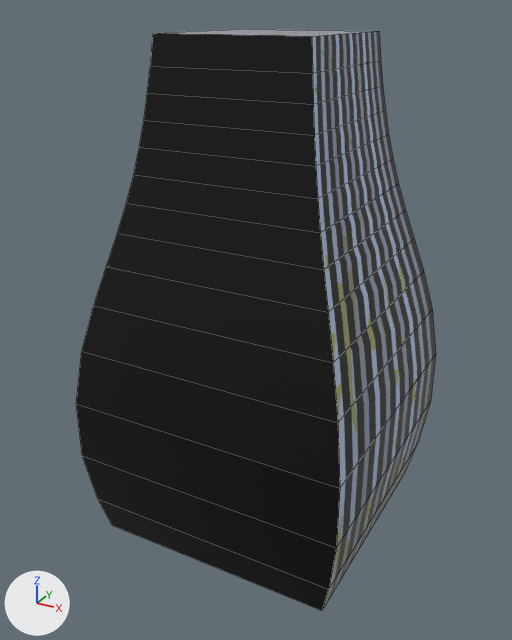
What one commit did to the Blender file blender/shaderpad.blend.
One viewpoint serves both versions: a 50 mm lens placed at (32.9, -62.6, 41.3), pointed at (-0.7, -1.5, 10.8). Every picture has the same lights, and +X, +Y and +Z are marked at lower left. Mesh edges are drawn as thin lines.
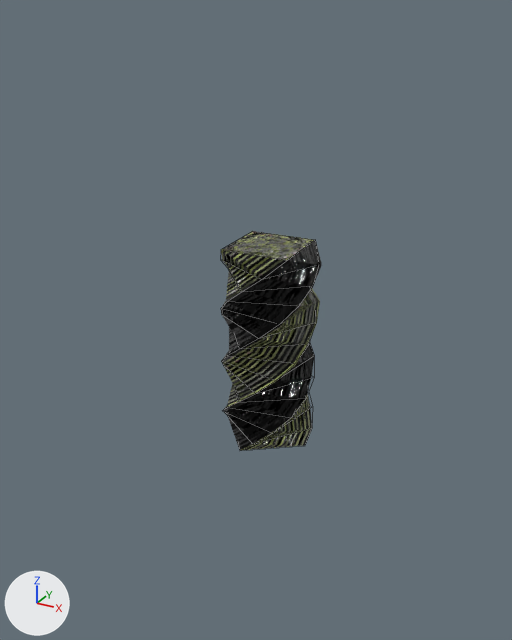
The change, as a list of edits to the scene's bpy script:
```text
Add mat_brick_lines:
    mat_brick_lines = bpy.data.materials.new('Brick Lines')
    # nodes: BsdfPrincipled, Displacement, OutputMaterial, TexBrick, TexNoise, TexVoronoi
Change me_cube_001:
    where me_cube_001.from_pydata(...)  # 60 vertices, 58 faces; spans x -1.0..1.0, y -1.0..1.0, z -1.0..5.09
    remove me_cube_001.materials.append(mat_noise___voronoi)
    add me_cube_001.materials.append(mat_brick_lines)
Change ob_cube_001:
    remove _m = ob_cube_001.modifiers.new('Cast', 'CAST')
    ob_cube_001.scale: (10.1, 10.1, 10.1) -> (3.7, 3.7, 3.7)
    where _m = ob_cube_001.modifiers.new('SimpleDeform', 'SIMPLE_DEFORM')
    _m.factor: 0.0 -> 5.7
    _m.angle: 0.0 -> 5.7
```

Pixel boxes [x1, y1, x2, y2] of what changed, in the pictures (512 x 640 px):
'Cube.001', recoloured, rescaled, modifiers changed (72% narrower, 62% shorter): before [76, 29, 436, 611]; after [221, 231, 322, 450]
